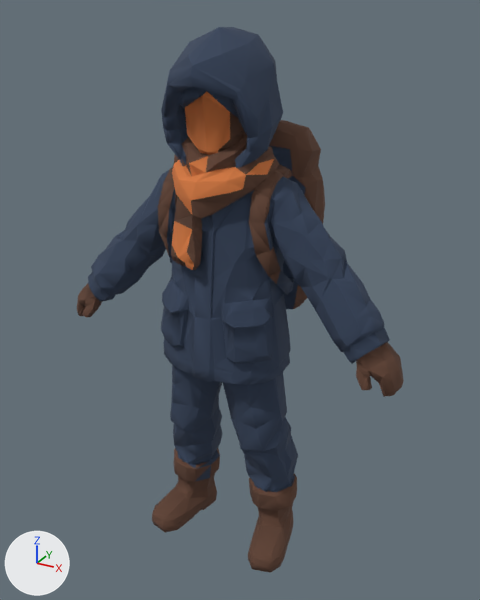
The glTF model prototypes/lookdev/godot/assets/survivor_flat.glb as it was, and as the next commit left it.
One viewpoint serves both versions: a 50 mm lens placed at (0.994, -1.814, 1.798), pointed at (-0.006, 0.004, 0.889). Arrows for +X, +Y and +Z are at lower left; the lights stay in place. The first picture is the older version. Vertices at exactly the same position are counted once.

The scene before the commit, as lines of its bpy script (objects in view):
```python
me_material = bpy.data.meshes.new('material')
me_material.from_pydata(...)  # 1619 vertices, 3222 faces; spans x -0.6..0.6, y -0.28..0.28, z 0.0..1.75
me_material.materials.append(mat_flat_palette)
ob_material = bpy.data.objects.new('material', me_material)
ob_material.location = (0.0, 0.0, 0.0)
```
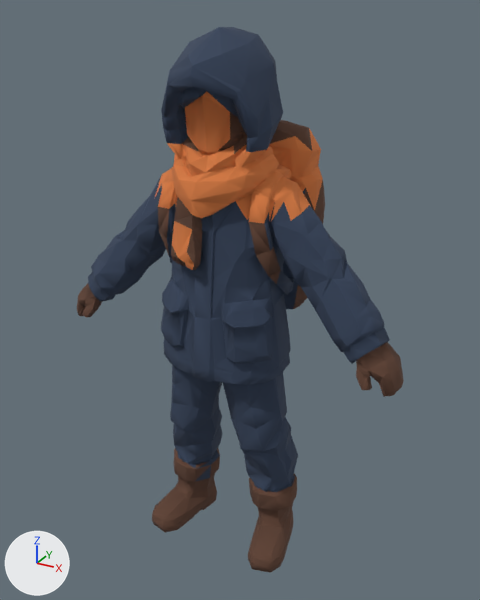
Where the change shows, as pixel boxes (x1, y1, x2, y2) in the pictures (480 x 600 px):
part 1 of me_material, recoloured (brown to orange): (158, 128, 323, 223) in both
part 2 of me_material, recoloured (dark blue to orange): (154, 143, 311, 221) in both

Edits to the bpy script that builds the scene:
```text
Change me_material:
    where me_material.from_pydata(...)  # 1619 vertices, 3222 faces; spans x -0.6..0.6, y -0.28..0.28, z 0.0..1.75
    used by ob_material; location = (0.0, 0.0, 0.0)
    me_material part 1: 249 faces centred in x -0.22..0.22, y -0.25..0.24, z 1.26..1.43 are repainted in the vertex colours; the middle colour goes from brown #6b4a3a to orange #f08a4b
    me_material part 2: 194 faces centred in x -0.25..0.25, y -0.19..0.04, z 1.26..1.43 are repainted in the vertex colours; the middle colour goes from dark blue #3b4a63 to orange #f08a4b
```
